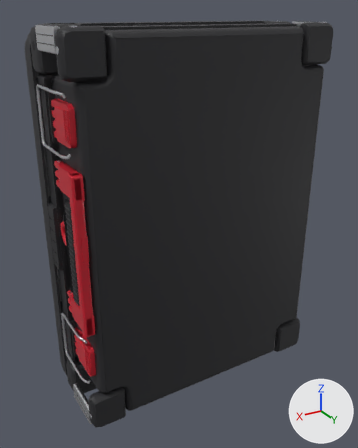
What one commit did to the glTF model kufry_milwaukee_opravy/modely/4932464080.glb.
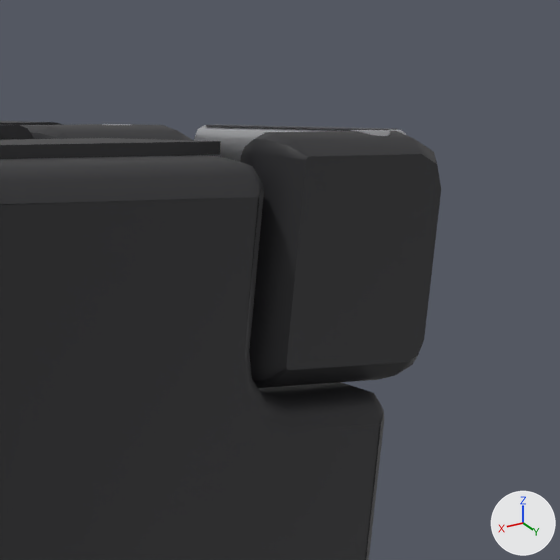
The first picture shows the older version from a camera (50 mm lens) standing at (383.0, 624.0, 295.0) and looking at (10.0, 2.0, -16.0). The close-ups show the older and then the newer version on the part from 72% to 99% of the width and 0% to 21% of the height of that picture. Only the edits that show in the close-ups are written down. Arrows for +X, +Y and +Z are at lower right; the lights stay in place. Where no turn or scale is listed for an object, it has been applied to the vertices. Vertices at exactly the same position are counted once.

Names of what the first close-up shows: 'konec_vylis.001', 'krytka_dolni_zP', 'krytka_horni_zP', 'tyc_hlinik_zP', 'vana' and 5 more.
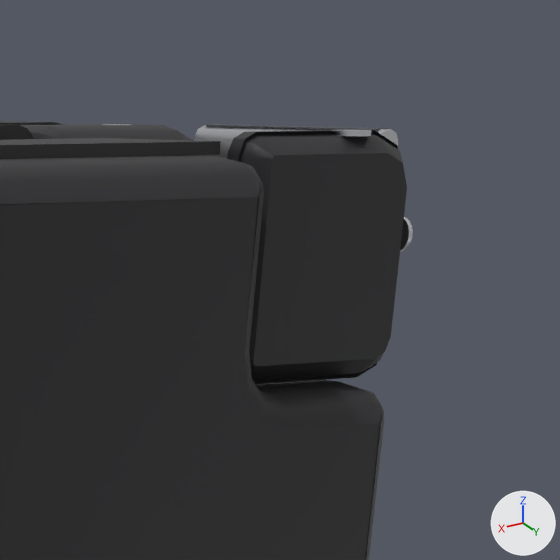
Location of each change, [x1, y1, x2, y2] in pixels of the close-ups (560 x 560 px; the box of a moved part takes in the faces that stretch with it):
'krytka_dolni_zP', reshaped (10% narrower)
    before: [240, 131, 441, 388]
    after: [227, 130, 407, 384]
part 1 of me_krytka_dolni_zp, moved or reshaped
    before: [249, 131, 441, 388]
    after: [238, 134, 407, 374]
part 2 of me_krytka_dolni_zp, moved or reshaped
    before: [240, 131, 341, 174]
    after: [227, 130, 398, 384]

Edits to the bpy script that builds the scene:
```text
Change me_krytka_dolni_zp:
    used by ob_krytka_dolni_zp; location = (0.0, 0.0, 0.0)
    remove me_krytka_dolni_zp.from_pydata(...)  # 60 vertices, 116 faces; spans x -205.0..-149.5, y 63.5..82.5, z 222.5..280.0
    add me_krytka_dolni_zp.from_pydata(...)  # 60 vertices, 116 faces; spans x -205.0..-149.5, y 60.5..71.5, z 222.5..280.0
    me_krytka_dolni_zp part 1: all 36 vertices in x -205.0..-149.5, y 72.5..82.5, z 222.5..280.0 are moved by (0.0, -11.0, 0.0)
    me_krytka_dolni_zp part 2: all 24 vertices in x -205.0..-149.5, y 63.5..68.5, z 222.5..280.0 are moved by (0.0, -3.0, 0.0)
```
